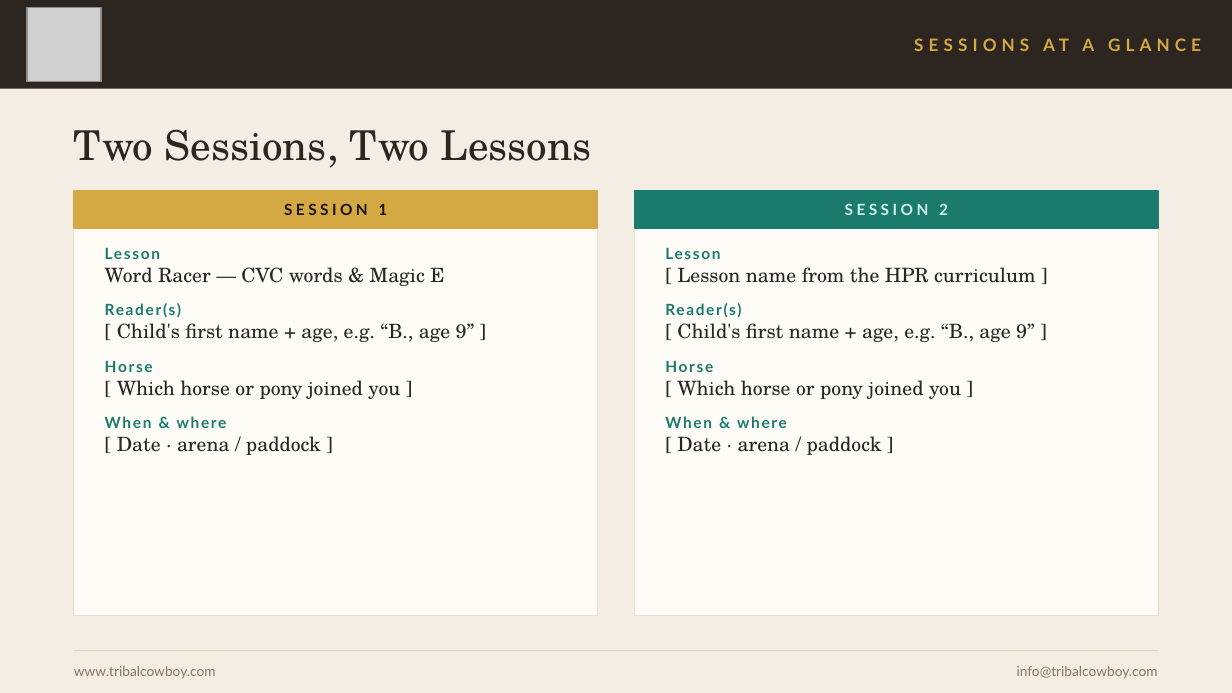
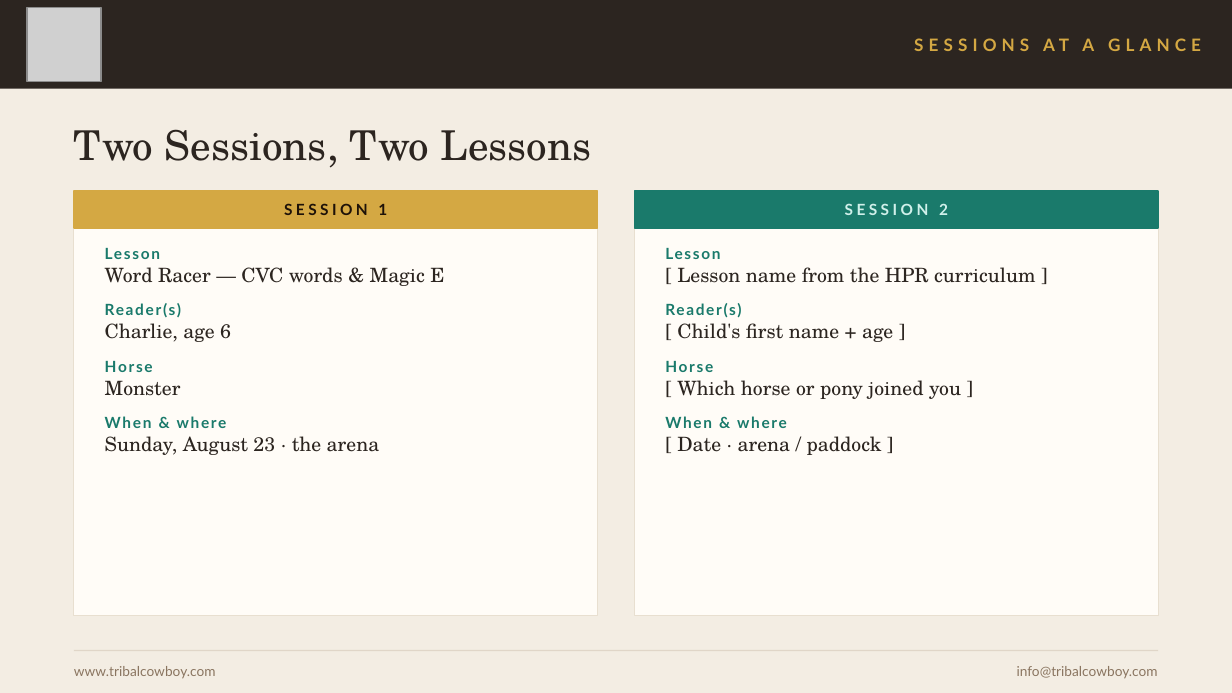
Before and after one commit to mrshuffhines-byte/tribal-cowboy-webhook, a slide deck: slide 2 of content/presentations/HPR-Class4-Practice-Sessions.pptx. Drawn at 1232x693 pixels with LibreOffice and Linux fonts; fonts in the diff are those of the drawing; grey boxes stand for pictures. Boxes give left, top, right and bottom in pixels: in the first picture for what was removed or moved away, otherwise in the second. Text is boxed around its words. In the diff, an @@ line names an element or a change of style, - is before the commit and + after.

```diff
--- a/content/presentations/HPR-Class4-Practice-Sessions.pptx
+++ b/content/presentations/HPR-Class4-Practice-Sessions.pptx
@@ text at bbox=[105, 323, 231, 342]: text changed @@
-[ Child's first name + age, e.g. “B., age 9” ]
+Charlie, age 6
@@ text at bbox=[677, 323, 893, 342]: text changed @@
-[ Child's first name + age, e.g. “B., age 9” ]
+[ Child's first name + age ]
@@ text at bbox=[105, 380, 181, 396]: text changed @@
-[ Which horse or pony joined you ]
+Monster
@@ text at bbox=[105, 436, 380, 455]: text changed @@
-[ Date · arena / paddock ]
+Sunday, August 23 · the arena
```
Also in this commit, not shown: 1 other slide changed.
